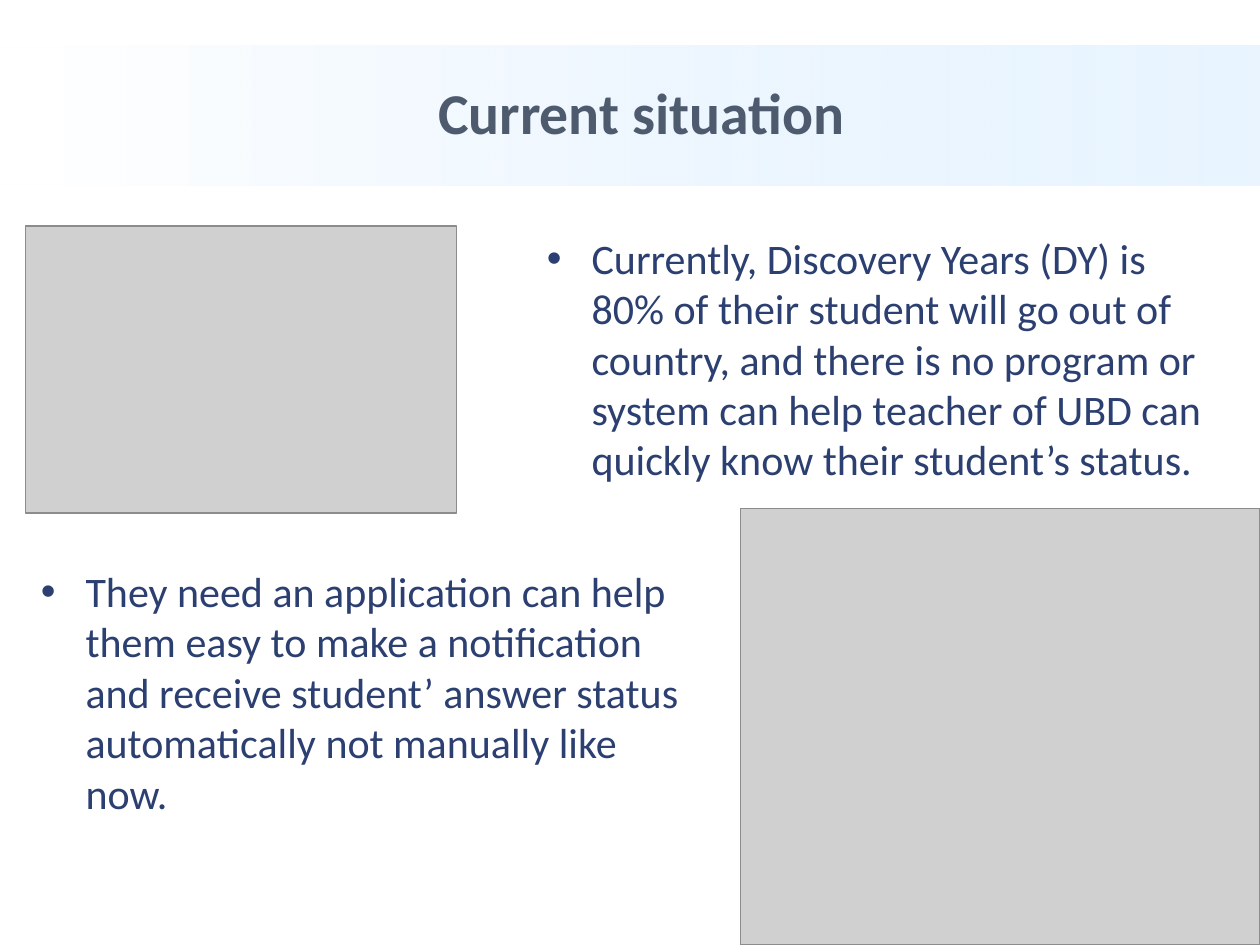
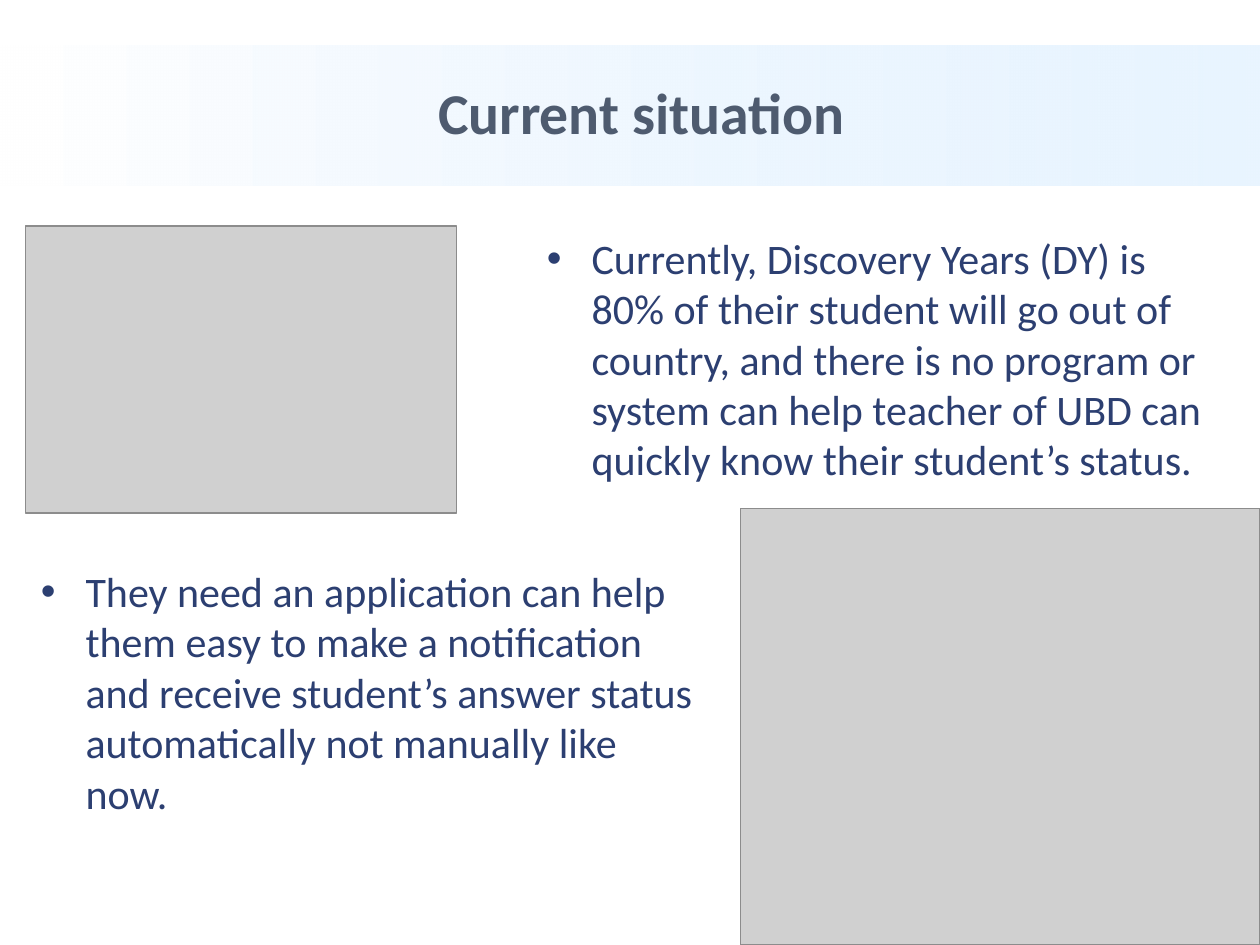
Before and after one commit to haptxse62665/DY-EMERGENCY-RESPONSE-PROJECT, a slide deck: slide 5 of Report/Report1_DYs-Group_Slide.pptx. Drawn at 1260x945 pixels with LibreOffice and Linux fonts; fonts in the diff are those of the drawing; grey boxes stand for pictures; background and template pictures are left out. Boxes give left, top, right and bottom in pixels: in the first picture for what was removed or moved away, otherwise in the second. Text is boxed around its words. In the diff, an @@ line names an element or a change of style, - is before the commit and + after.

```diff
--- a/Report/Report1_DYs-Group_Slide.pptx
+++ b/Report/Report1_DYs-Group_Slide.pptx
@@ text at [86,578,692,810]: text changed @@
-• They need an application can help them easy to make a notification and receive student’ answer status automatically not manually like now.
+• They need an application can help them easy to make a notification and receive student’s answer status automatically not manually like now.
```
Also in this commit, not shown: 4 other slides changed.
